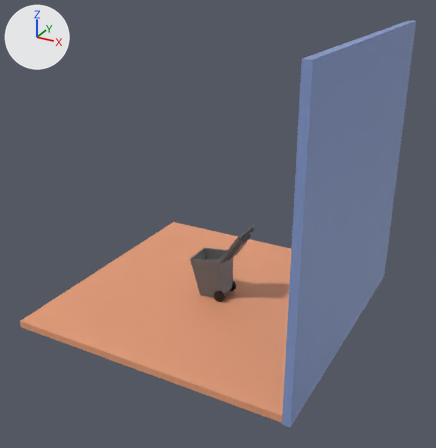
The Blender file final.blend as it was, and as the next commit left it.
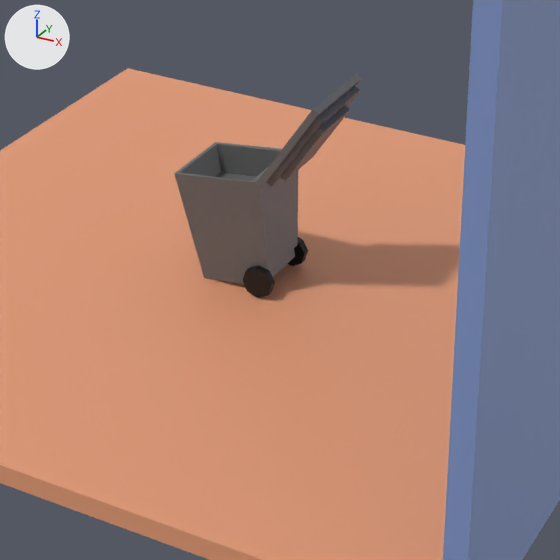
Each version is shown whole from a camera (50 mm lens) standing at (18.53, -32.98, 21.96) and looking at (0.98, -1.07, 6.0), then close up on the part from 30% to 74% of the width and 44% to 88% of the height. The axes (+X, +Y, +Z) are drawn at upper left. The lights are the same throughout.

Before the edit, the objects in view are built like this:
```python
ob_cube = bpy.data.objects.new('Cube', me_cube_001)
ob_cube.location = (-0.05, 0.0, 1.01)
ob_cube.rotation_euler = (0.0, -0.114, 0.0)  # degrees (0, -6.5, 0)
ob_cylinder = bpy.data.objects.new('Cylinder', me_cylinder)
ob_cylinder.location = (0.98, 0.88, 0.43)
ob_cylinder.rotation_euler = (-1.571, 1.457, 0.0)  # degrees (-90, 83, 0)
ob_cylinder_001 = bpy.data.objects.new('Cylinder.001', me_cylinder_001)
ob_cylinder_001.location = (0.98, -0.88, 0.43)
ob_cylinder_001.rotation_euler = (-1.571, 1.457, 0.0)  # degrees (-90, 83, 0)
ob_plane = bpy.data.objects.new('Plane', me_plane)
ob_plane.location = (0.0, 0.0, 0.0)
ob_plane.scale = (9.4, 9.4, 9.4)
ob_plane_002 = bpy.data.objects.new('Plane.002', me_plane_002)
ob_plane_002.location = (-0.23, 0.05, -0.5)
ob_plane_002.rotation_euler = (0.0, 0.0, 3.142)  # degrees (0, 0, 180)
ob_plane_002.scale = (9.4, 9.4, 9.4)
# also in view: 'Plane.001' at (9.68, -0.06, 8.87)
```
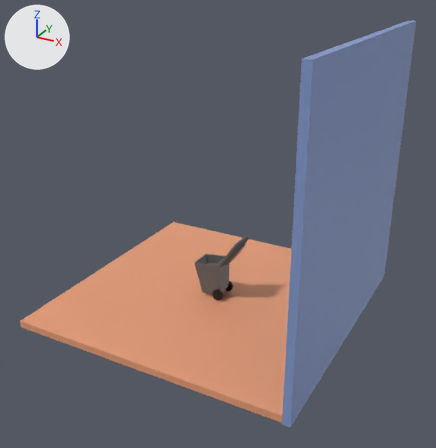
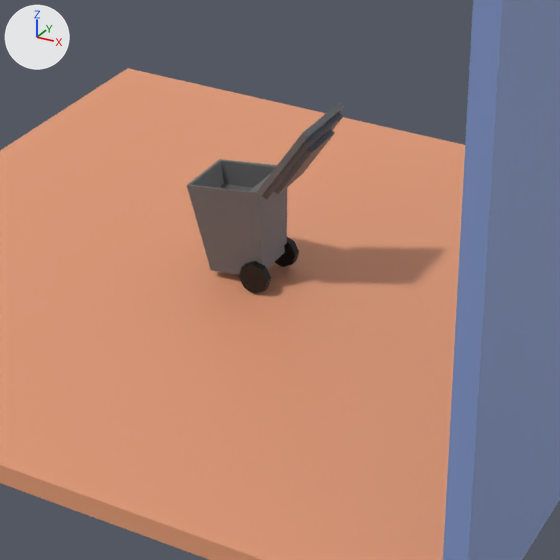
Where the change shows, as pixel boxes (x1, y1, x2, y2) in the close-ups (560 x 560 px):
'Cube', rescaled (19% narrower, 19% shorter): before (174, 142, 298, 284); after (187, 159, 287, 274)
'Plane.002', rescaled (13% narrower, 12% shorter): before (256, 74, 362, 187); after (253, 102, 345, 201)
'Cylinder.001', moved: before (243, 265, 275, 298); after (239, 261, 271, 294)
'Cylinder', moved: before (287, 237, 308, 266); after (275, 237, 299, 267)

What the commit changed:
Object 'Plane.002' (ob_plane_002) is rescaled from (9.4, 9.4, 9.4) to (8.21, 8.21, 8.21).
Object 'Cube' (ob_cube) is rescaled from (1.0, 1.0, 1.0) to (0.814, 0.814, 0.814).
Object 'Cylinder' (ob_cylinder) moves from (0.98, 0.88, 0.43) to (0.8, 0.73, 0.43).
Object 'Cylinder.001' (ob_cylinder_001) moves from (0.98, -0.88, 0.43) to (0.8, -0.75, 0.43).
